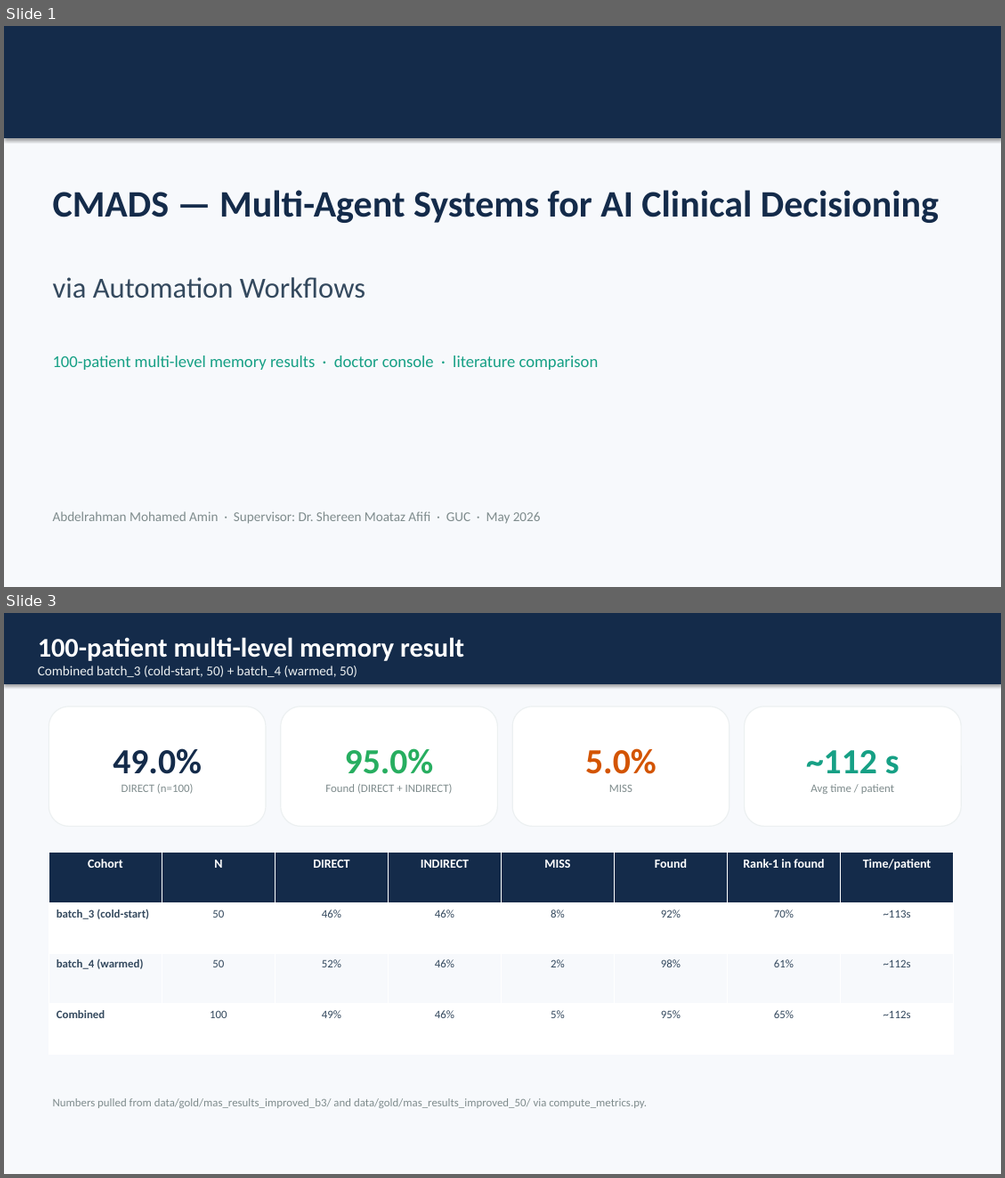
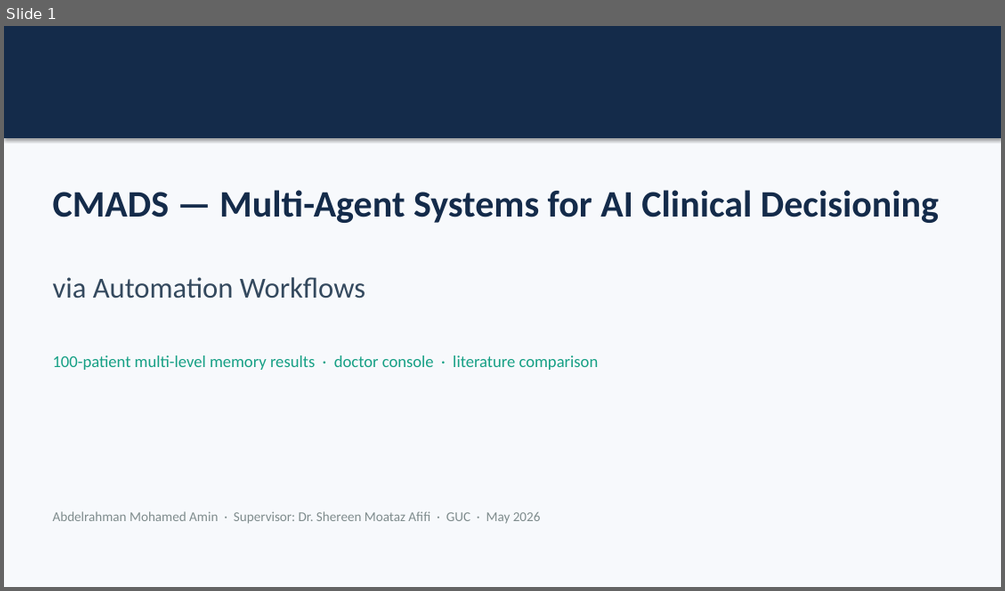
Before and after one commit to abdamin004/CMADS, a slide deck: docs/results_presentation/CMADS_Results_Presentation.pptx. Shown one above the other, each under a label of ours: slides 1 and 3 before the commit, slide 1 after it; the slides between them are not shown. The pictures are 1005x1178 and 1005x591 pixels, drawn with LibreOffice and Linux fonts; fonts in the diff are those of the drawing. Boxes give left, top, right and bottom in pixels: in the first picture for what was removed or moved away, otherwise in the second. Text is boxed around its words. In the diff, an @@ line names an element or a change of style, - is before the commit and + after.

```diff
--- a/docs/results_presentation/CMADS_Results_Presentation.pptx
+++ b/docs/results_presentation/CMADS_Results_Presentation.pptx
@@ slide 3 removed at <box>4,613,1001,1174</box>, background #FFFFFF @@
@@ rectangle removed at <box>4,613,1001,1174</box> @@
@@ rectangle removed at <box>4,613,1001,684</box> @@
@@ text removed at <box>38,637,464,677</box> @@
-100-patient multi-level memory result
-Combined batch_3 (cold-start, 50) + batch_4 (warmed, 50)
@@ rounded rectangle removed at <box>48,706,266,826</box> @@
-49.0%
-DIRECT (n=100)
@@ rounded rectangle removed at <box>281,706,498,826</box> @@
-95.0%
-Found (DIRECT + INDIRECT)
@@ rounded rectangle removed at <box>512,706,729,826</box> @@
-5.0%
-MISS
@@ rounded rectangle removed at <box>744,706,961,826</box> @@
-~112 s
-Avg time / patient
@@ table removed at <box>48,852,952,1054</box>, 4 rows, 8 columns @@
-Cohort | N | DIRECT | INDIRECT | MISS | Found | Rank-1 in found | Time/patient
-batch_3 (cold-start) | 50 | 46% | 46% | 8% | 92% | 70% | ~113s
-batch_4 (warmed) | 50 | 52% | 46% | 2% | 98% | 61% | ~112s
-Combined | 100 | 49% | 46% | 5% | 95% | 65% | ~112s
@@ text removed at <box>53,1098,647,1108</box> @@
-Numbers pulled from data/gold/mas_results_improved_b3/ and data/gold/mas_results_improved_50/ via compute_metrics.py.
```
Also in this commit, not shown: 1 slide changed, 2 slides added, 4 other slides removed, 7 other files.
